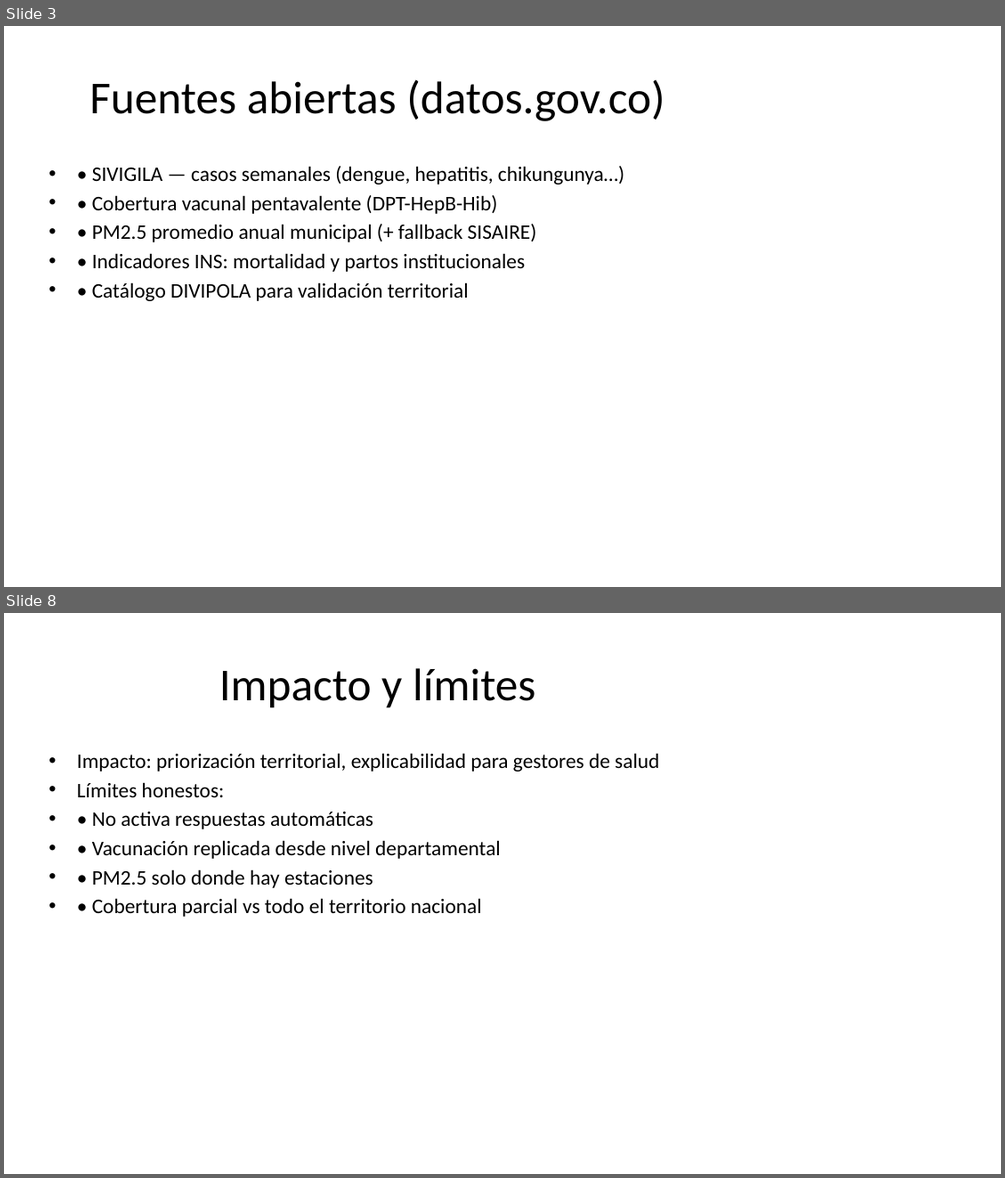
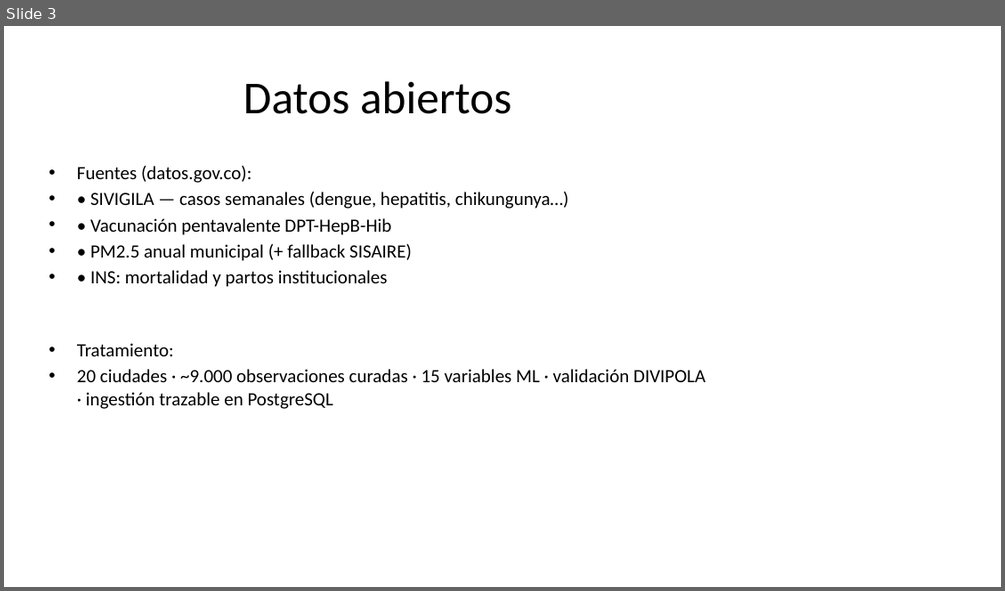
Before and after one commit to luisrapalino/concurso-datos-abiertos-colombia-2026, a slide deck: RECURSOS/Presentacion.pptx. Shown one above the other, each under a label of ours: slides 3 and 8 before the commit, slide 3 after it; the slides between them are not shown. The pictures are 1005x1178 and 1005x591 pixels, drawn with LibreOffice and Linux fonts; fonts in the diff are those of the drawing. Boxes give left, top, right and bottom in pixels: in the first picture for what was removed or moved away, otherwise in the second. Text is boxed around its words. In the diff, an @@ line names an element or a change of style, - is before the commit and + after.

```diff
--- a/RECURSOS/Presentacion.pptx
+++ b/RECURSOS/Presentacion.pptx
@@ slide 8 removed at [4, 613, 1001, 1174], background #FFFFFF @@
@@ title removed at [219, 668, 535, 708] @@
-Impacto y límites
@@ text removed at [77, 753, 659, 916] @@
-• Impacto: priorización territorial, explicabilidad para gestores de salud
-• Límites honestos:
-• • No activa respuestas automáticas
-• • Vacunación replicada desde nivel departamental
-• • PM2.5 solo donde hay estaciones
-• • Cobertura parcial vs todo el territorio nacional
@@ slide 3 changed as well @@
@@ title at [243, 81, 511, 114]: text changed @@
-Fuentes abiertas (datos.gov.co)
+Datos abiertos
@@ text at [77, 166, 251, 183]: paragraph added @@
+• Fuentes (datos.gov.co):
@@ text at [90, 192, 569, 208]: size 20 to 18 pt in "• SIVIGILA — casos semanales (dengue, hepatitis, ..." @@
@@ text at [77, 218, 705, 409]: text changed; size 20 to 18 pt @@
-• • Cobertura vacunal pentavalente (DPT-HepB-Hib)
-• • PM2.5 promedio anual municipal (+ fallback SISAIRE)
-• • Indicadores INS: mortalidad y partos institucionales
-• • Catálogo DIVIPOLA para validación territorial
+• • Vacunación pentavalente DPT-HepB-Hib
+• • PM2.5 anual municipal (+ fallback SISAIRE)
+• • INS: mortalidad y partos institucionales
+• Tratamiento:
+• 20 ciudades · ~9.000 observaciones curadas · 15 variables ML · validación DIVIPOLA · ingestión trazable en PostgreSQL
```
Also in this commit, not shown: 4 other slides changed, 3 slides added, 2 other slides removed, 3 other files.
